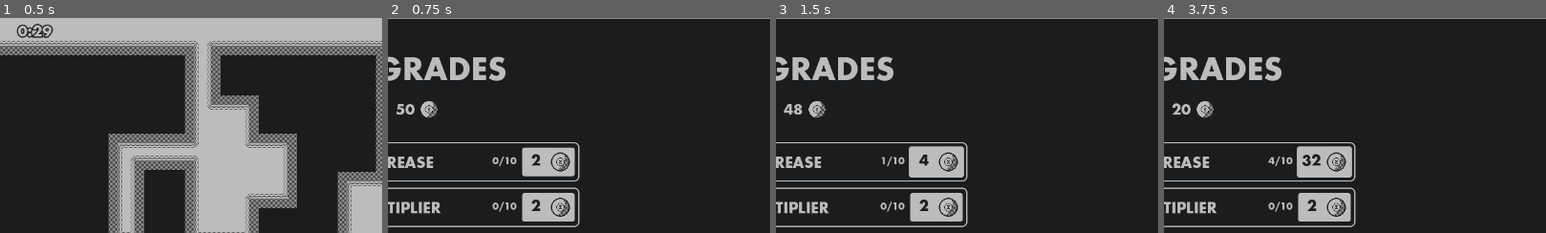
Above: before the commit, frames 1-4 (left to right).
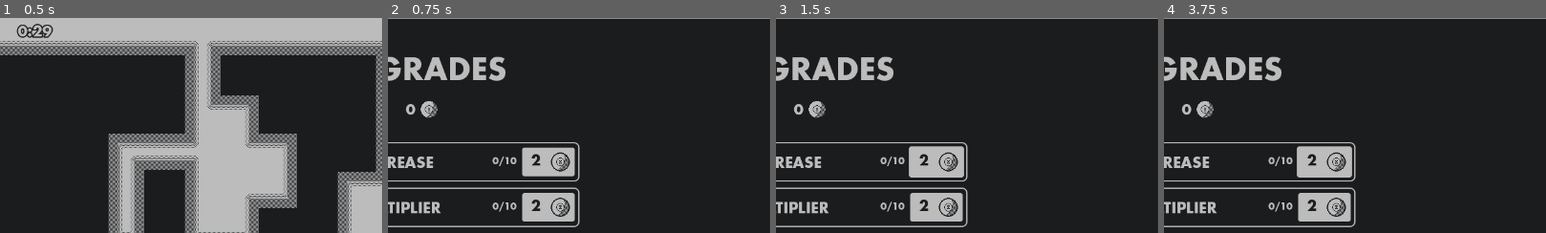
Above: after the commit, the same moments.

Repository: ParryTotato/1BitJam2025
Game: Godot game, scene res://Scenes/Main/main.tscn
Two runs of this game, one before a commit and one after it. Both use one fixed random seed, a clock stepped at 60 frames per second and the inputs below.
Inputs:
- Up to frame 1 (0.5 s): no input
- Up to frame 2 (0.75 s): tap Enter (ui_accept) at 0.5 s; hold Right (ui_right) from 0.53 s (still down)
- Up to frame 3 (1.5 s): tap Enter (ui_accept) at 0.77 s; release Right (ui_right) at 1.25 s; click "2" at 1.25 s
- Up to frame 4 (3.75 s): click "4" (after the commit: "2") at 2 s; click "8" (after the commit: "2") at 2.75 s; click "16" (after the commit: "2") at 3.5 s
The pictures show only the part of the screen within x 46-96%, y 0-50%; the shares and areas given below are measured in that part.

Frame 1 is identical in both runs. In frame 2, 0.1% of the frame differs, in the area x 2-8%, y 40-45%; in frame 3, 0.3%; in frame 4, 0.4%, in the area x 2-41%, y 39-69%.

Commit message:
working level coin count

Diff:
--- a/Scenes/Coin/coin_count.gd
+++ b/Scenes/Coin/coin_count.gd
@@ -1 +1,13 @@
 extends Label
+
+
+func _ready() -> void:
+	Messenger.coin_count_updated.connect(_on_coin_count_updated)
+
+
+func _process(delta: float) -> void:
+	pass
+
+
+func _on_coin_count_updated(coin_count: int) -> void:
+	text = str(coin_count)
--- a/Scenes/UpgradeShop/upgrade_shop.gd
+++ b/Scenes/UpgradeShop/upgrade_shop.gd
@@ -1,7 +1,7 @@
 class_name UpgradeShop
 extends Control
 
-var coin_count: int = 50
+var coin_count: int = 0
 var coin_spent: int = 0
 var coin_multiplier: int = 0
 var coin_mult_per_upgrade_tier: int = 2
@@ -59,6 +59,8 @@
 	print(type + " Tier: " + str(upgrades[type]["tier"]))
 
 	update_labels()
+
+	Messenger.coin_count_updated.emit(coin_count)
 
 
 func update_labels() -> void:
@@ -125,7 +127,9 @@
 
 	update_labels()
 
-	Messenger.emit_signal("upgrades_refunded")
+	Messenger.upgrades_refunded.emit()
+
+	Messenger.coin_count_updated.emit(coin_count)
 
 
 func _on_continue_pressed() -> void:
@@ -140,3 +144,5 @@
 		coin_count += 1
 
 	update_labels()
+
+	Messenger.coin_count_updated.emit(coin_count)
--- a/Scenes/UpgradeShop/upgrade_shop.tscn
+++ b/Scenes/UpgradeShop/upgrade_shop.tscn
@@ -90,6 +90,7 @@
 texture_hover = ExtResource("6_u7bp5")
 
 [node name="CMPrice" type="Label" parent="VBoxContainer/CoinMultiplier"]
+layout_mode = 0
 offset_left = 5.0
 offset_top = 12.0
 offset_right = 45.0
@@ -101,6 +102,7 @@
 horizontal_alignment = 1
 
 [node name="CMTier" type="Label" parent="VBoxContainer/CoinMultiplier"]
+layout_mode = 0
 offset_left = -58.0
 offset_top = 16.0
 offset_right = 3.0
@@ -118,6 +120,7 @@
 texture_hover = ExtResource("6_u7bp5")
 
 [node name="KickPrice" type="Label" parent="VBoxContainer/Kick"]
+layout_mode = 0
 offset_left = 5.0
 offset_top = 12.0
 offset_right = 45.0
@@ -129,6 +132,7 @@
 horizontal_alignment = 1
 
 [node name="KickTier" type="Label" parent="VBoxContainer/Kick"]
+layout_mode = 0
 offset_left = -58.0
 offset_top = 16.0
 offset_right = 3.0
@@ -146,6 +150,7 @@
 texture_hover = ExtResource("6_u7bp5")
 
 [node name="MagnetPrice" type="Label" parent="VBoxContainer/Magnet"]
+layout_mode = 0
 offset_left = 5.0
 offset_top = 12.0
 offset_right = 45.0
@@ -157,6 +162,7 @@
 horizontal_alignment = 1
 
 [node name="MagnetTier" type="Label" parent="VBoxContainer/Magnet"]
+layout_mode = 0
 offset_left = -58.0
 offset_top = 16.0
 offset_right = 3.0
@@ -174,6 +180,7 @@
 texture_hover = ExtResource("6_u7bp5")
 
 [node name="TransPrice" type="Label" parent="VBoxContainer/Translocator"]
+layout_mode = 0
 offset_left = 5.0
 offset_top = 12.0
 offset_right = 45.0
@@ -185,6 +192,7 @@
 horizontal_alignment = 1
 
 [node name="TransTier" type="Label" parent="VBoxContainer/Translocator"]
+layout_mode = 0
 offset_left = -58.0
 offset_top = 16.0
 offset_right = 3.0
--- a/messenger.gd
+++ b/messenger.gd
@@ -9,3 +9,4 @@
 signal magnet_upgraded
 signal translocator_upgraded
 signal upgrades_refunded
+signal coin_count_updated
